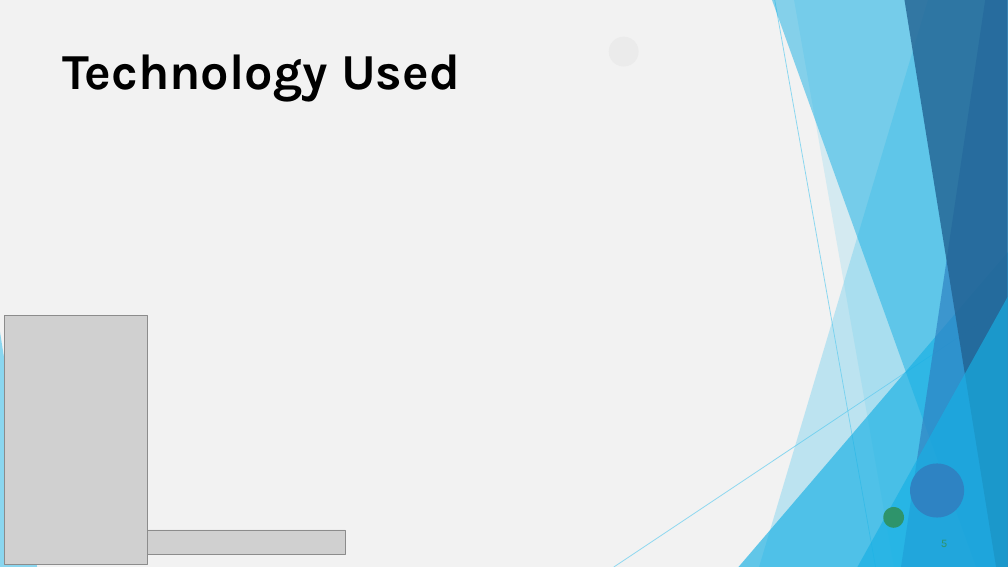
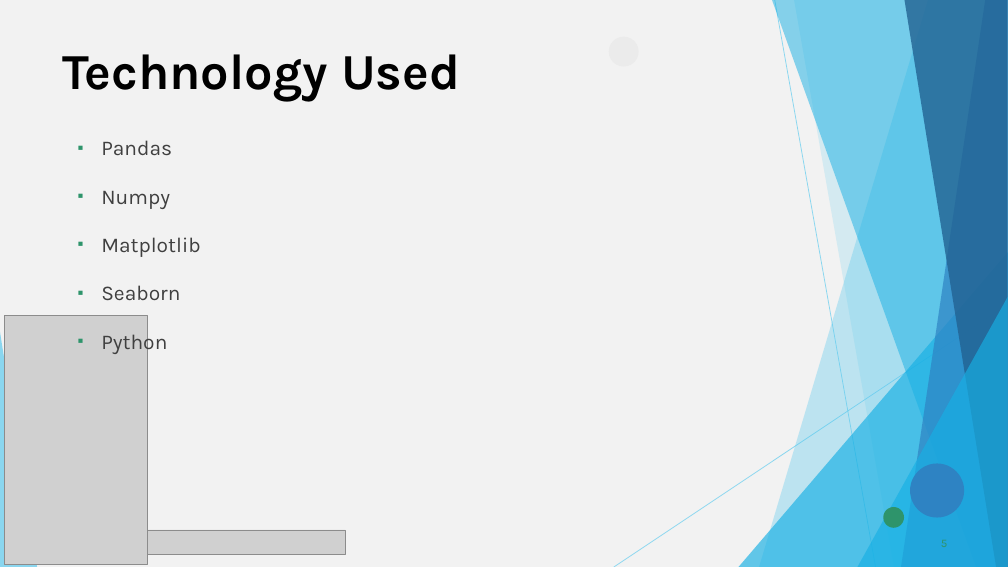
Before and after one commit to Keshabkjha/AICTE_VOISE_Internship, a slide deck: slide 5 of Mini Projects/DIY Project ppt template.pptx. Drawn at 1008x567 pixels with LibreOffice and Linux fonts; fonts in the diff are those of the drawing; grey boxes stand for pictures. Boxes give left, top, right and bottom in pixels: in the first picture for what was removed or moved away, otherwise in the second. Text is boxed around its words. In the diff, an @@ line names an element or a change of style, - is before the commit and + after.

```diff
--- a/Mini Projects/DIY Project ppt template.pptx
+++ b/Mini Projects/DIY Project ppt template.pptx
@@ text added at [101, 140, 200, 354], 20 pt, text #404040 @@
+  ▪ Pandas
+  ▪ Numpy
+  ▪ Matplotlib
+  ▪ Seaborn
+  ▪ Python
```
Also in this commit, not shown: 5 other slides changed, 4 slides added, 1 slide removed, 1 other file.
